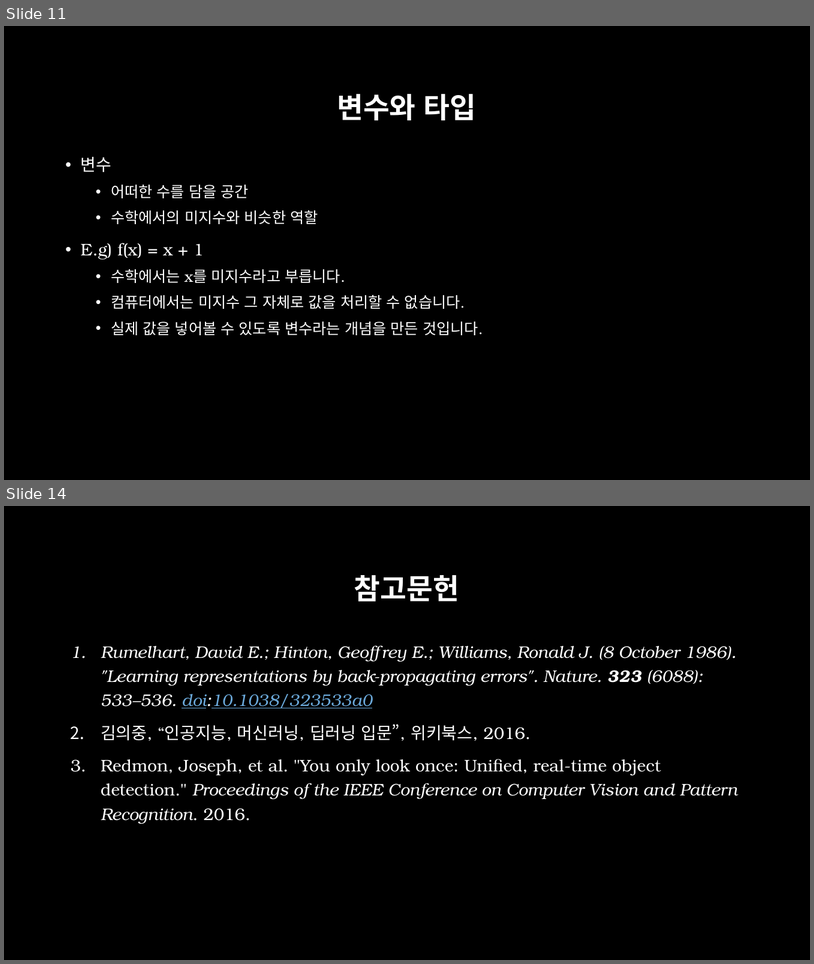
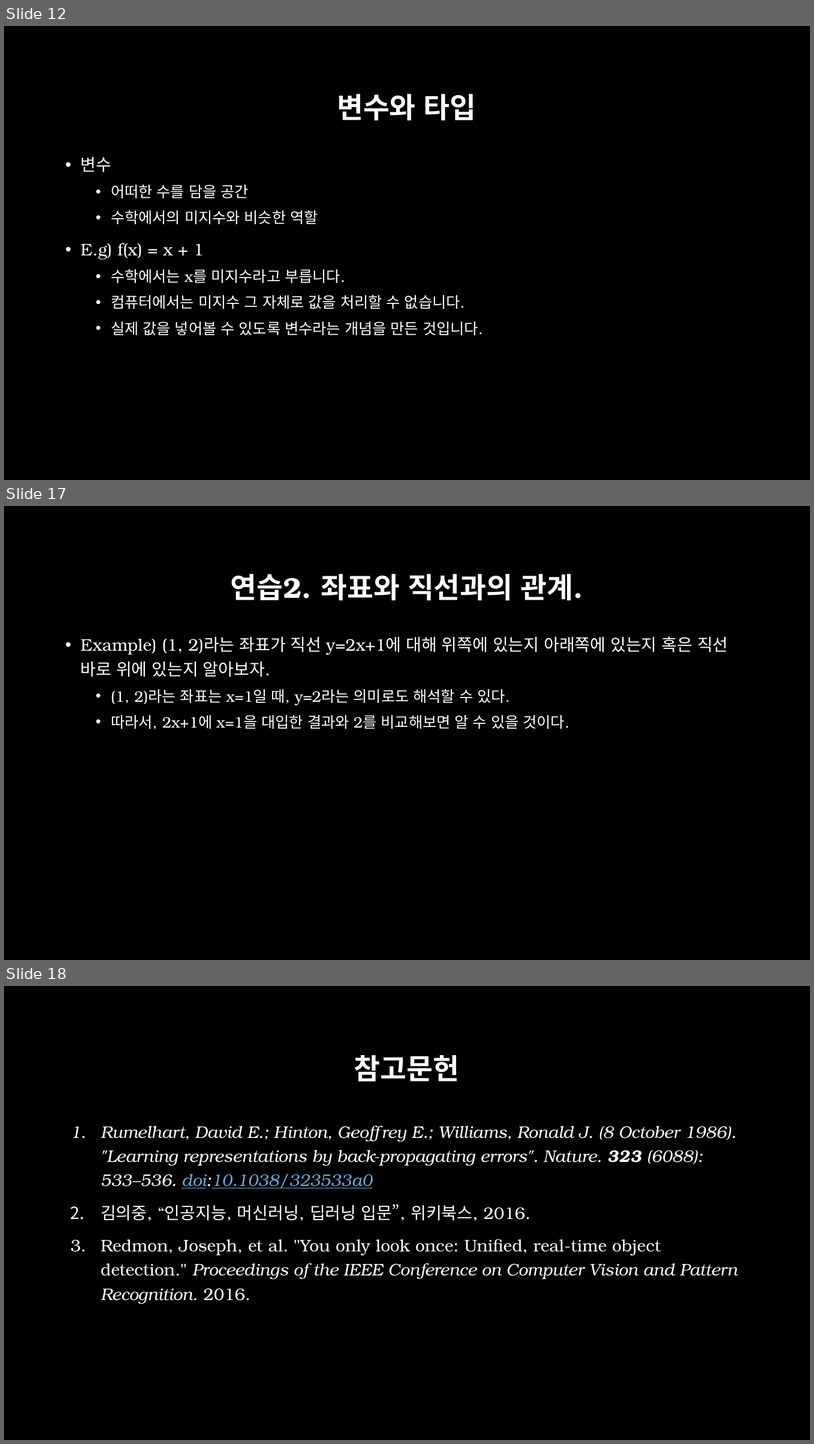
Before and after one commit to across0406/2017-GNU-Science-Camp-of-Computer-Science, a slide deck: ppt/2. 실습환경 및 Python 기초.pptx. Shown one above the other, each under a label of ours: slides 11 and 14 before the commit, slides 12, 17 and 18 after it; the slides between them are not shown. The pictures are 814x964 and 814x1444 pixels, drawn with LibreOffice and Linux fonts; fonts in the diff are those of the drawing; background and template pictures are left out. Boxes give left, top, right and bottom in pixels: in the first picture for what was removed or moved away, otherwise in the second. Text is boxed around its words. In the diff, an @@ line names an element or a change of style, - is before the commit and + after.

```diff
--- a/ppt/2. 실습환경 및 Python 기초.pptx
+++ b/ppt/2. 실습환경 및 Python 기초.pptx
@@ slide 17 added at (4, 506, 810, 960), background picture (left out) @@
@@ title added at (231, 574, 583, 601), 34 pt, text #FFFFFF, bold @@
+연습2. 좌표와 직선과의 관계.
@@ text added at (81, 636, 729, 729), 18 pt, text #FFFFFF @@
+• Example) (1, 2)라는 좌표가 직선 y=2x+1에 대해 위쪽에 있는지 아래쪽에 있는지 혹은 직선 바로 위에 있는지 알아보자.
+  • (1, 2)라는 좌표는 x=1일 때, y=2라는 의미로도 해석할 수 있다.
+  • 따라서, 2x+1에 x=1을 대입한 결과와 2를 비교해보면 알 수 있을 것이다.
@@ what was slide 11 is now slide 12 @@
@@ what was slide 14 is now slide 18 @@
```
Also in this commit, not shown: 5 slides changed, 3 other slides added, 5 other files.
